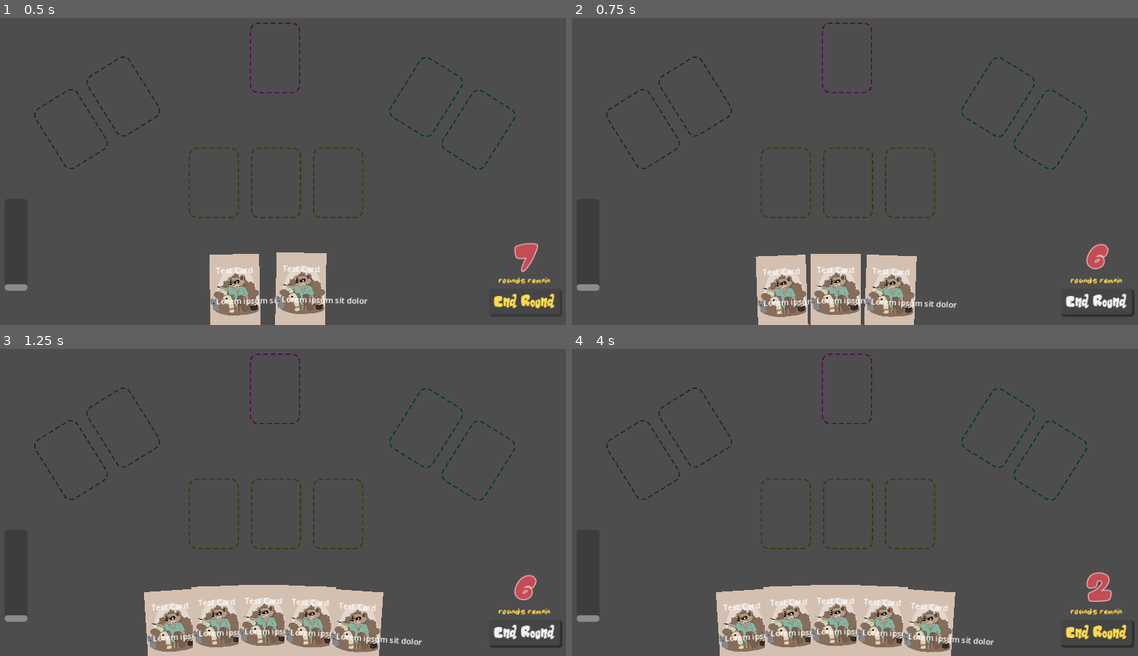
Above: before the commit, frames 1-4 (two rows, left to right).
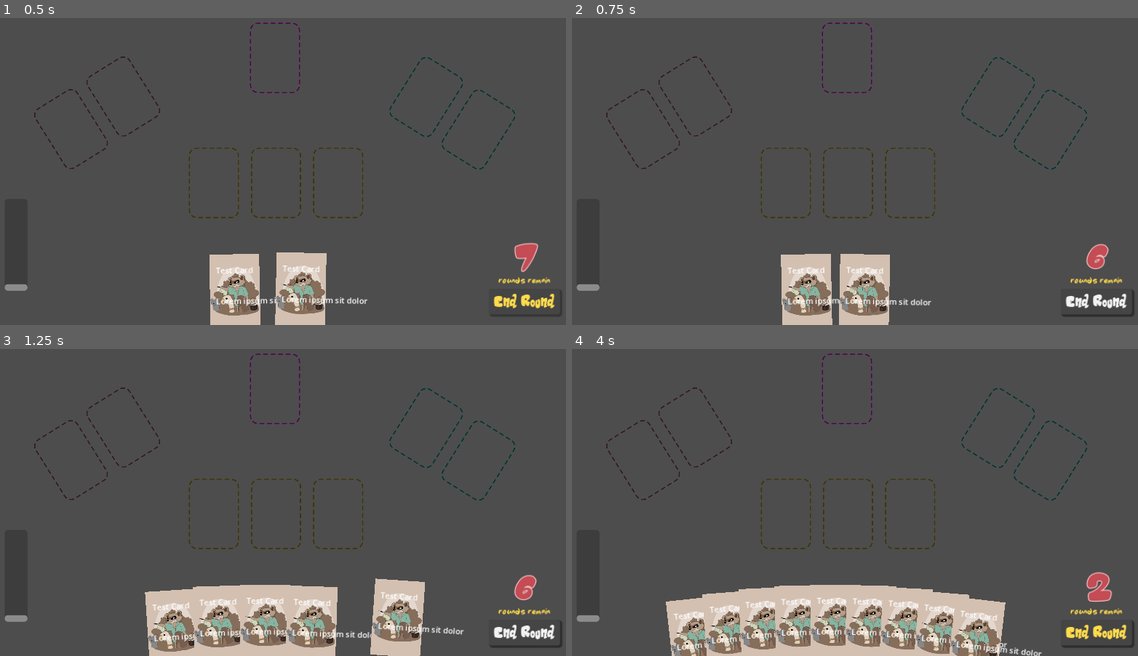
Above: after the commit, the same moments.

Repository: Doorkneel/jester-game
Game: Godot game, scene res://scenes/game.tscn
Two runs of this game, one before a commit and one after it. Both use one fixed random seed, a clock stepped at 60 frames per second and the inputs below.
Inputs (mouse positions are in pixels of both pictures, inside the frame that each line leads up to):
- Up to frame 1 (0.5 s): no input
- Up to frame 2 (0.75 s): click "End Round" at 0.5 s
- Up to frame 3 (1.25 s): no input
- Up to frame 4 (4 s): click "End Round" at 1.25 s; click "End Round" at 2 s; tap Enter at 2.75 s; move the mouse to (787, 514) at 2.77 s; click (787, 514) at 2.85 s; tap Space at 3.5 s; move the mouse to (849, 514) at 3.52 s; click (849, 514) at 3.6 s

Frame 1 is identical in both runs. In frame 2, 4.8% of the frame differs, in the area x 32-68%, y 76-100%; in frame 3, 5.3%; in frame 4, 7.6%, in the area x 16-84%, y 76-100%.
Error before the commit: Invalid assignment of property or key 'contents' with value of type 'Nil' on a base object of type 'Area2D (CardSlot)'. (res://scenes/game.gd:78)

Commit message:
Fix several bugs.
Continue implementing round advancement.

Diff:
--- a/scenes/card.gd
+++ b/scenes/card.gd
@@ -96,7 +96,7 @@
 	# do not unhighlight unless currently-highlighted slot is requesting it;
 	# this avoids a race condition where we enter another slot before the first
 	# emits the signal to be unhighlighted
-	if not slot and id != highlighted_slot.get_instance_id(): return
+	if not slot and highlighted_slot and id != highlighted_slot.get_instance_id(): return
 
 	# TODO do some logic to check whether card can be placed here
 	highlighted_slot = slot
@@ -105,5 +105,5 @@
 	desired_position = slot.global_position
 	desired_rotation = slot.global_rotation
 	slot.contents.append(self)
-	interactable = false
+	#interactable = false
 	card_played_to_slot.emit(self)
--- a/scenes/game.gd
+++ b/scenes/game.gd
@@ -74,14 +74,21 @@
 		rounds_label.text = str(rounds_remaining)
 
 		for slot in stage_slots + court_slots + commoner_slots:
-			var card_in_slot = slot.contents
-			slot.contents = null
+			var top_card = slot.contents.pop_back()
+			if not top_card: continue
 
 			# TODO take card effects
+			pass
 
-			card_in_slot.queue_free()
+			top_card.queue_free()
+			while len(slot.contents) > 0:
+				var c = slot.contents.pop_back()
+				c.queue_free()
 
 		# TODO take king card effect
+		pass
+
+		card_draw_timer.start()
 
 func adjust_attitude(audience, favour) -> void:
 	if audience == "court":
@@ -123,15 +130,16 @@
 	add_child(new_card)
 
 func _on_card_played_to_slot(card: Card) -> void:
-	hand.remove_at(card.pos_in_hand)
-	card.pos_in_hand = -1
-	for i in range(len(hand)): hand[i].pos_in_hand = i
-	layout_hand()
+	if card.pos_in_hand >= 0:
+		hand.remove_at(card.pos_in_hand)
+		card.pos_in_hand = -1
+		layout_hand()
 
 func layout_hand() -> void:
 	for i in range(len(hand)):
 		var width_proportion: float = 1 - exp(-len(hand) / 6.0)
 		hand_pos.progress_ratio = 0.5 - 0.5 * width_proportion + width_proportion * (i + 0.5) / len(hand)
+		hand[i].pos_in_hand = i
 		hand[i].desired_position = hand_pos.global_position
 		hand[i].desired_rotation = hand_pos.rotation
 
